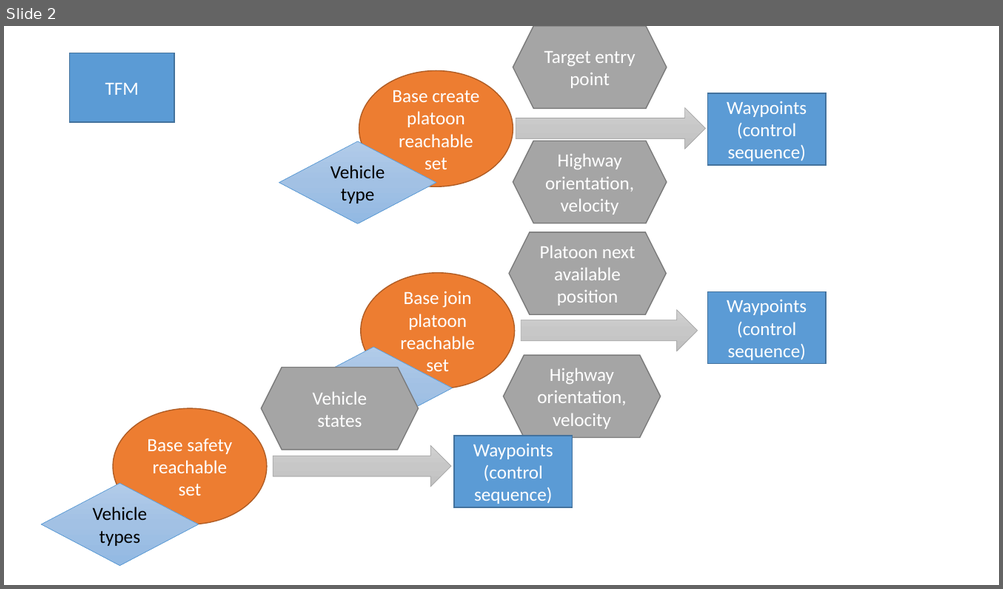
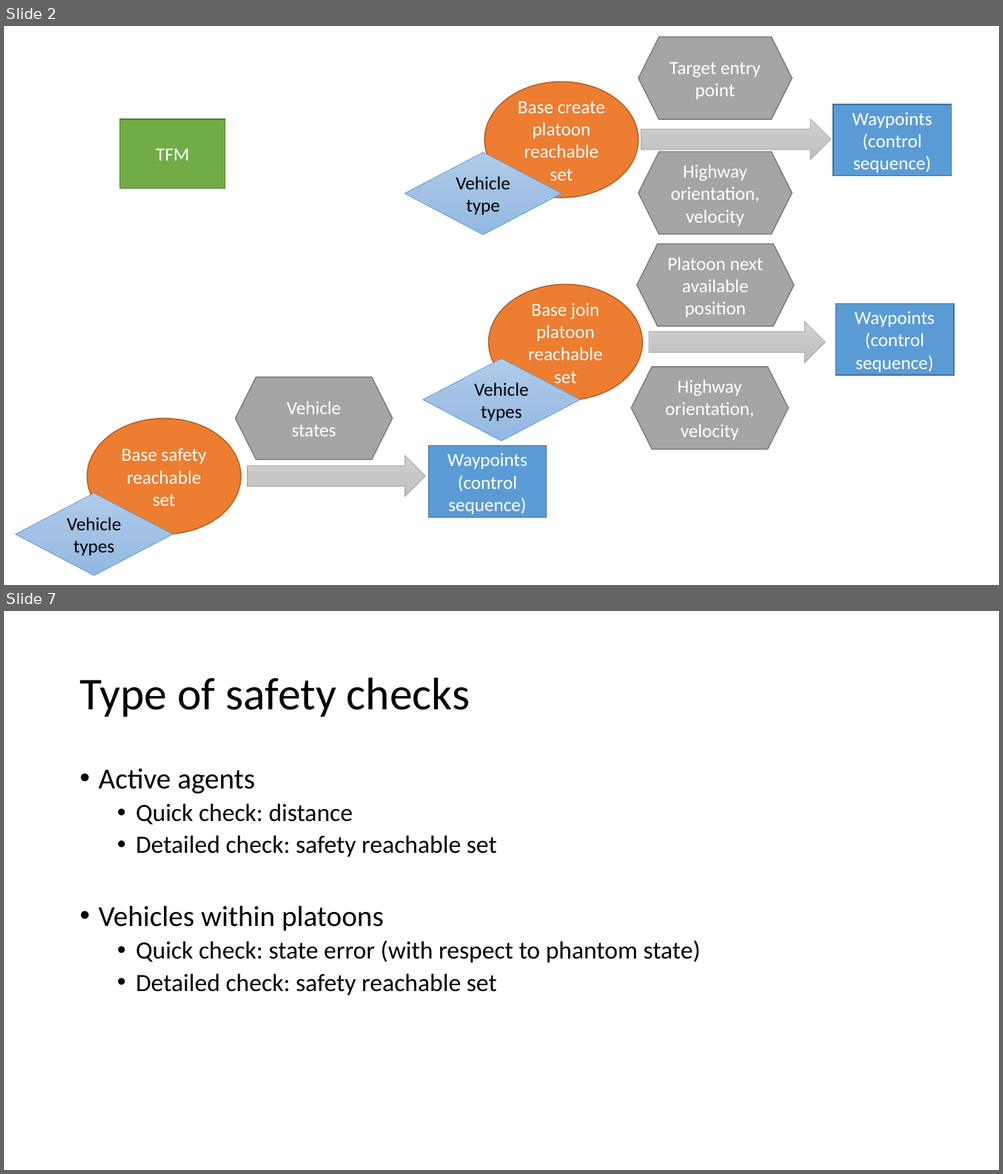
Before and after one commit to HJReachability/UTM, a slide deck: docs/Airspace Structure.pptx. Shown one above the other, each under a label of ours: slide 2 before the commit, slides 2 and 7 after it; the slides between them are not shown. The pictures are 1003x589 and 1003x1174 pixels, drawn with LibreOffice and Linux fonts; fonts in the diff are those of the drawing. Boxes give left, top, right and bottom in pixels: in the first picture for what was removed or moved away, otherwise in the second. Text is boxed around its words. In the diff, an @@ line names an element or a change of style, - is before the commit and + after.

Commit message:
Implemented safety checking and absolute target liveness functions and everything needed for the functions in the frame work of the TFM.

```diff
--- a/docs/Airspace Structure.pptx
+++ b/docs/Airspace Structure.pptx
@@ slide 7 added at (4,611,999,1170), background #FFFFFF @@
@@ title added at (79,678,469,717), 44 pt, text #000000 @@
+Type of safety checks
@@ text added at (99,769,700,996), 24 pt, text #000000 @@
+• Active agents
+  • Quick check: distance
+  • Detailed check: safety reachable set
+• Vehicles within platoons
+  • Quick check: state error (with respect to phantom state)
+  • Detailed check: safety reachable set
@@ slide 2 changed as well @@
@@ rectangle "TFM": place and size @@
-rectangle "TFM" at (70,53,175,122)
+rectangle "TFM" at (120,119,225,189)
@@ rectangle "TFM" at (120,119,225,189): fill #5B9BD5 to #70AD47; outline #43739E 1 pt to #538035 1 pt @@
@@ 3 hexagons, 2 ellipses, 2 rectangles, 2 right arrows, 1 diamond: place and size @@
-3 hexagons, 2 ellipses, 2 rectangles, 2 right arrows, 1 diamond at (279,26,825,389)
+3 hexagons, 2 ellipses, 2 rectangles, 2 right arrows, 1 diamond at (404,37,953,401)
@@ diamond "Vehicle types": place and size @@
-diamond "Vehicle types" at (295,348,452,429)
+diamond "Vehicle types" at (423,359,579,441)
@@ hexagon "Highway orientation, velocity": place and size @@
-hexagon "Highway orientation, velocity" at (504,356,660,438)
+hexagon "Highway orientation, velocity" at (632,367,788,449)
@@ 1 rectangle, 1 ellipse, 1 hexagon, 1 diamond, 1 right arrow: place and size @@
-1 rectangle, 1 ellipse, 1 hexagon, 1 diamond, 1 right arrow at (41,368,572,565)
+1 rectangle, 1 ellipse, 1 hexagon, 1 diamond, 1 right arrow at (15,378,546,576)
```
Also in this commit, not shown: 1 other slide changed, 4 other slides added, 34 other files.
